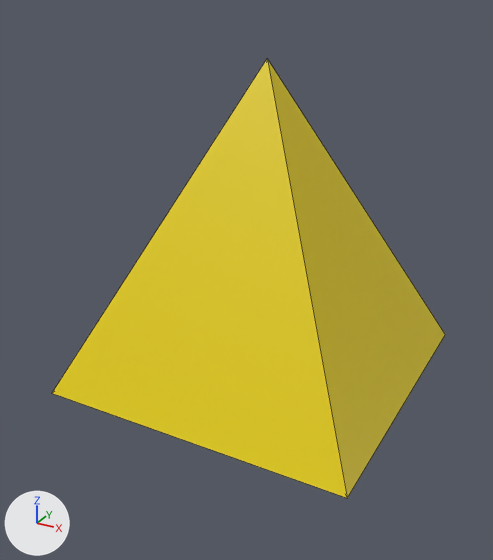
What one commit did to the glTF model TestModels/basePyramid.glb.
One viewpoint serves both versions: a camera (50 mm lens) standing at (1.87, -3.65, 1.41) and looking at (-0.04, -0.18, -0.32). Lighting does not change. The marker at lower left points along +X, +Y and +Z. Mesh edges are drawn as thin lines. Where no turn or scale is listed for an object, it has been applied to the vertices.
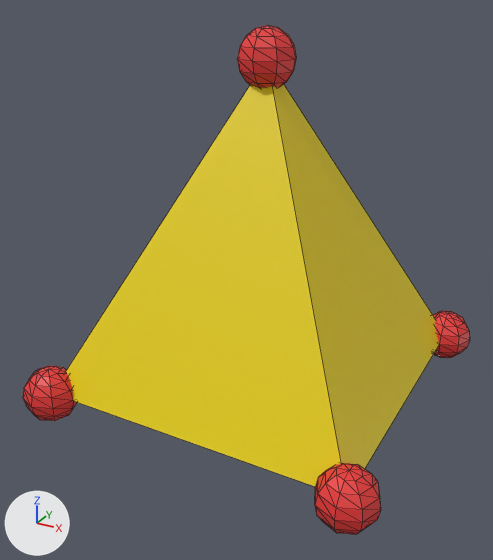
Boxes [x1, y1, x2, y2] around the edits, measured in the pictures (493 x 560 px):
```json
{"object": "Sphere.003", "change": "added", "after": [315, 463, 381, 535], "on screen": "red"}
{"object": "Sphere", "change": "added", "after": [237, 25, 296, 88], "on screen": "red"}
{"object": "Sphere.001", "change": "added", "after": [23, 366, 77, 421], "on screen": "red"}
{"object": "Sphere.002", "change": "added", "after": [433, 311, 470, 358], "on screen": "red"}
```

The change, as JSON lines over the scene's bpy script:
```json
{"op": "add", "block": "mat_material_002", "code": ["mat_material_002 = principled_material('Material.002')", "mat_material_002.base_color = (0.8, 0.0384, 0.0384)  # red #e73737"]}
{"op": "add", "block": "me_sphere_003", "code": ["me_sphere_003 = bpy.data.meshes.new('Sphere.003')", "me_sphere_003.from_pydata(...)  # a UV sphere (8 segments, 8 rings, poles along z) spanning x -0.177..0.177, y -0.177..0.177, z -0.177..0.177", "me_sphere_003.materials.append(mat_material_002)  # red #e73737"]}
{"op": "add", "block": "ob_sphere_003", "code": ["ob_sphere_003 = bpy.data.objects.new('Sphere.003', me_sphere_003)", "ob_sphere_003.location = (1.0, -1.0, -1.0)"]}
{"op": "add", "block": "ob_sphere_002", "code": ["ob_sphere_002 = bpy.data.objects.new('Sphere.002', me_sphere_003.copy())", "ob_sphere_002.location = (1.0, 1.0, -1.0)"]}
{"op": "add", "block": "ob_sphere_001", "code": ["ob_sphere_001 = bpy.data.objects.new('Sphere.001', me_sphere_003.copy())", "ob_sphere_001.location = (-1.0, -1.0, -1.0)"]}
{"op": "add", "block": "ob_sphere", "code": ["ob_sphere = bpy.data.objects.new('Sphere', me_sphere_003.copy())", "ob_sphere.location = (0.0, 0.0, 1.0)"]}
```
